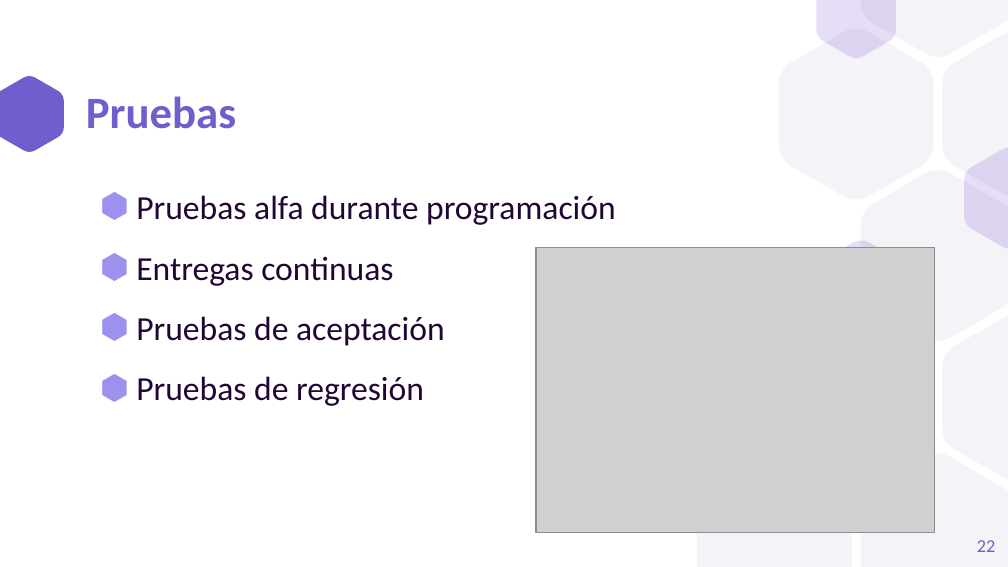
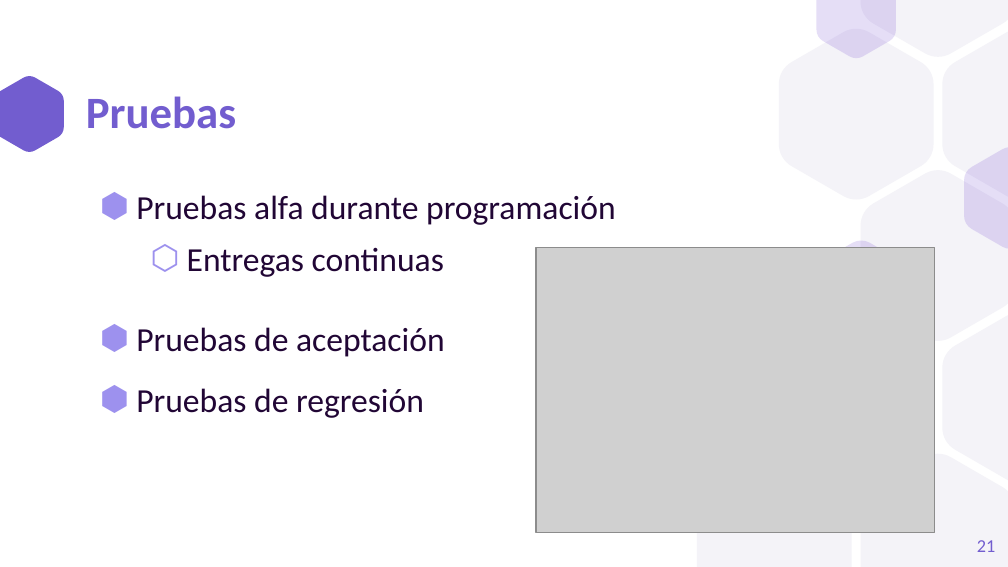
Before and after one commit to a1ex9788/TFG, a slide deck: slide 21 of TFG_AlejandroCarrion.pptx (slide 22 before the commit). Drawn at 1008x567 pixels with LibreOffice and Linux fonts; fonts in the diff are those of the drawing; grey boxes stand for pictures. Boxes give left, top, right and bottom in pixels: in the first picture for what was removed or moved away, otherwise in the second. Text is boxed around its words. In the diff, an @@ line names an element or a change of style, - is before the commit and + after.

```diff
--- a/TFG_AlejandroCarrion.pptx
+++ b/TFG_AlejandroCarrion.pptx
@@ text at [136, 247, 445, 357]: bullet ⬢ to ⬡; list level 1 to 2 in "Entregas continuas"; line spacing 1.5 to 1; line spacing 1.5 to 2 @@
@@ page number at [977, 540, 995, 552]: text changed @@
-22
+21
```
Also in this commit, not shown: 8 other slides changed, 1 slide removed.
